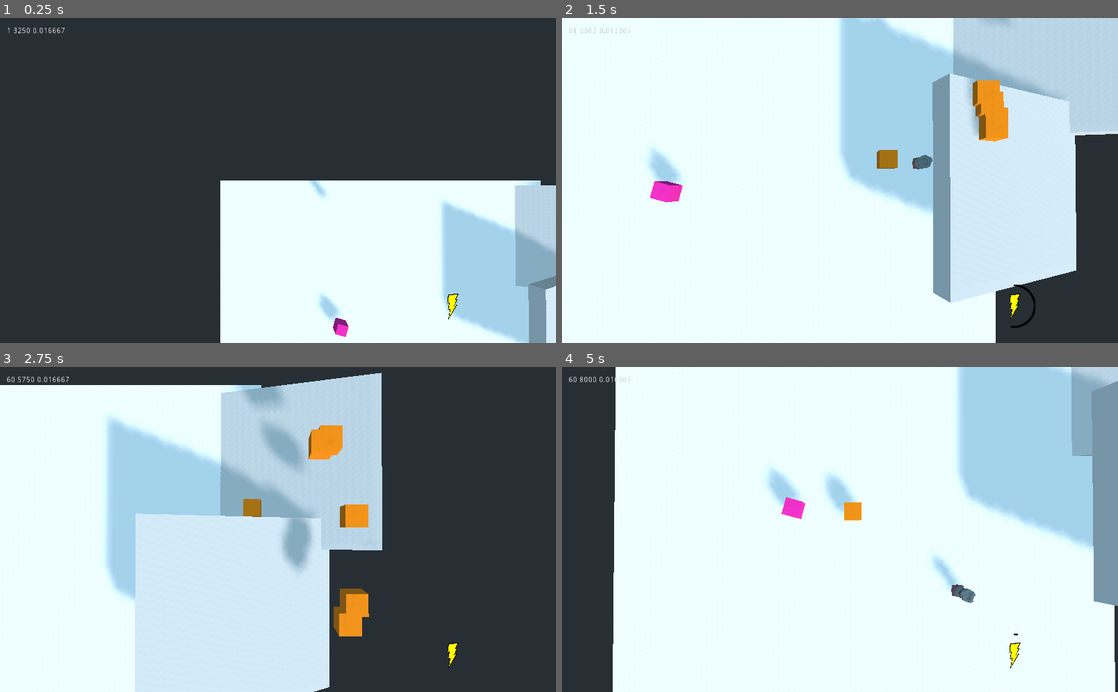
Above: before the commit, frames 1-4 (two rows, left to right).
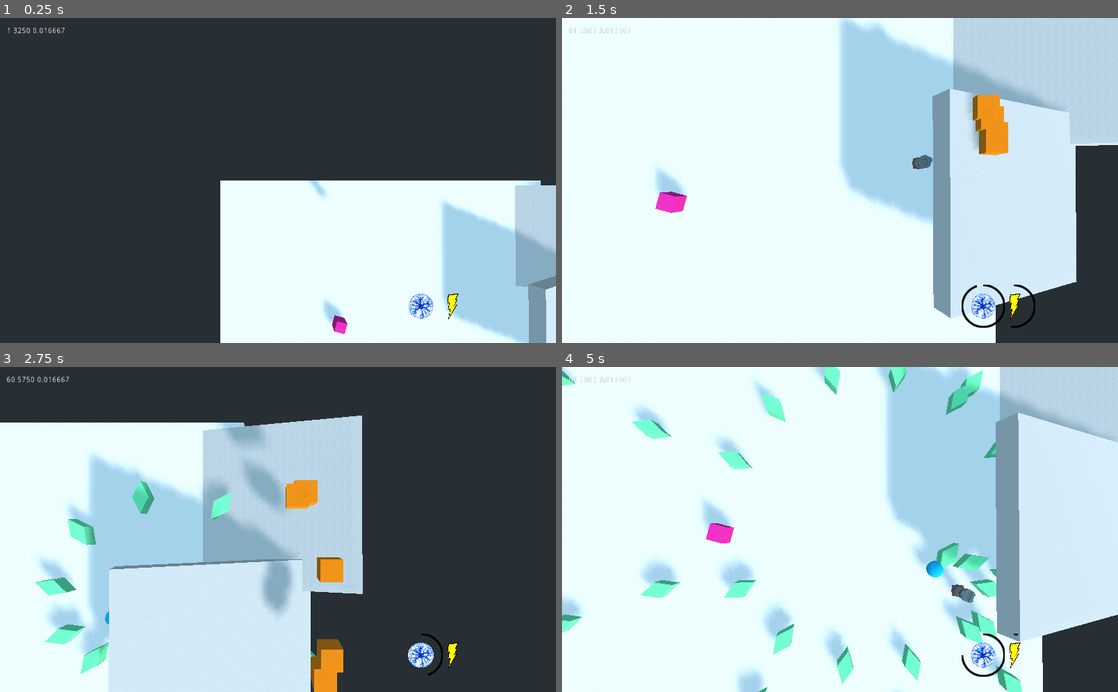
Above: after the commit, the same moments.

Repository: jamie-hello/azorius-n
Game: Godot game, scene res://Level 1.tscn
Two runs of this game, one before a commit and one after it. Both use one fixed random seed, a clock stepped at 60 frames per second and the inputs below.
Inputs (mouse positions are in pixels of both pictures, inside the frame that each line leads up to):
- Up to frame 1 (0.25 s): no input
- Up to frame 2 (1.5 s): move the mouse to (962, 164) at 0.52 s; hold D (right) 0.53-1.28 s; hold E (use spell) 0.53-1.28 s; tap Q (use spell 2) at 0.8, 1.35 s; move the mouse to (728, 196) at 1.27 s; hold S (down) from 1.28 s (still down)
- Up to frame 3 (2.75 s): tap E (use spell) at 1.55 s; move the mouse to (333, 458) at 2.02 s; release S (down) at 2.03 s; hold D (right) from 2.03 s (still down); hold E (use spell) from 2.03 s (still down); tap Q (use spell 2) at 2.3 s
- Up to frame 4 (5 s): move the mouse to (812, 594) at 2.77 s; release D (right) at 2.78 s; release E (use spell) at 2.78 s; hold W (up) 2.78-3.53 s; tap Q (use spell 2) at 2.85, 3.8, 4.35 s; tap E (use spell) at 3.05, 4.55 s; move the mouse to (1006, 578) at 3.52 s; hold E (use spell) 3.53-4.28 s; hold A (left) from 3.53 s (still down); move the mouse to (673, 480) at 4.27 s

The runs differ from the first frame. In frame 1, 0.4% of the frame differs, in the area x 57-78%, y 84-99%; in frame 2, 6.0%; in frame 3, 31%; in frame 4, 44%, in the area x 0-100%, y 0-100%.

Commit message:
frozen orb works now

Diff:
--- a/Level 1.tscn
+++ b/Level 1.tscn
@@ -46,7 +46,7 @@
 transform = Transform( 1, 0, 0, 0, 1, 0, 0, 0, 1, -4.44956, 20.8877, 2.56566 )
 
 [node name="enemy" parent="." instance=ExtResource( 1 )]
-transform = Transform( 1, 0, 0, 0, 1, 0, 0, 0, 1, 8.58883, 1.90626, 0 )
+transform = Transform( 1, 0, 0, 0, 1, 0, 0, 0, 1, 8.58883, 1.09988, 0 )
 
 [node name="The Floor3" type="StaticBody" parent="."]
 transform = Transform( 0.926897, -0.375318, 0, 0.375318, 0.926897, 0, 0, 0, 1, -30.658, 5.88057, 0.618885 )
--- a/Player.gd
+++ b/Player.gd
@@ -5,6 +5,7 @@
 # var a = 2
 # var b = "text"
 var speed = 10
+var basespeed = 10
 var _velocity = Vector3.ZERO
 var cameraheight = 30
 var input_interrupted = false #if a monster pushed you back or if you are dashing
@@ -12,7 +13,8 @@
 onready var cameraArms_y = $"CameraArms/SpringArm leftright/SpringArm updown"
 onready var camera = $"CameraArms/SpringArm leftright/SpringArm updown/Camera"
 onready var spell = $"charged bolt"
-onready var spell2 = $"default spell"
+#onready var spell2 = $"default spell"
+onready var spell2 = $"frozenorb"
 onready var fps_label = $fps_label
 
 
@@ -54,10 +56,11 @@
 	"""
 
 func _input(event):
-	if event.is_action_pressed("use spell"):
-		spell.spell_use()
-	elif event.is_action_pressed("use spell 2"):
-		spell2.spell_use()
+	if !input_interrupted:
+		if event.is_action_pressed("use spell"):
+			spell.spell_use()
+		elif event.is_action_pressed("use spell 2"):
+			spell2.spell_use()
 
 
 
@@ -75,4 +78,17 @@
 func _on_charged_bolt_enddashing():
 	_velocity = Vector3.ZERO
 	input_interrupted = false
-	speed = 10
+	speed = basespeed
+
+
+func _on_frozenorb_preparepushback():
+	input_interrupted = true
+	_velocity = Vector3.ZERO
+func _on_frozenorb_pushbacking(angle):
+	input_interrupted = true
+	_velocity = angle
+	speed = 21
+func _on_frozenorb_endpushback():
+	_velocity = Vector3.ZERO
+	input_interrupted = false
+	speed = basespeed
--- a/Player.tscn
+++ b/Player.tscn
@@ -1,10 +1,11 @@
-[gd_scene load_steps=7 format=2]
+[gd_scene load_steps=8 format=2]
 
 [ext_resource path="res://Player.gd" type="Script" id=1]
 [ext_resource path="res://Camera.tscn" type="PackedScene" id=2]
 [ext_resource path="res://default spell.tscn" type="PackedScene" id=3]
 [ext_resource path="res://charged bolt.tscn" type="PackedScene" id=4]
 [ext_resource path="res://towerRound_sampleE.glb" type="PackedScene" id=5]
+[ext_resource path="res://frozenorb.tscn" type="PackedScene" id=6]
 
 [sub_resource type="CapsuleShape" id=1]
 radius = 0.784926
@@ -26,6 +27,10 @@
 [node name="charged bolt" parent="." instance=ExtResource( 4 )]
 visible = false
 
+[node name="frozenorb" parent="." instance=ExtResource( 6 )]
+transform = Transform( 1, 0, 0, 0, 1, 0, 0, 0, 1, 0, 1.26253, 0 )
+visible = false
+
 [node name="towermodel" parent="." instance=ExtResource( 5 )]
 transform = Transform( 1.5, 0, 0, 0, 3, 0, 0, 0, 1.5, 0, 0, 0 )
 collision_layer = 0
@@ -40,3 +45,6 @@
 [connection signal="dashing" from="charged bolt" to="." method="_on_charged_bolt_dashing"]
 [connection signal="enddashing" from="charged bolt" to="." method="_on_charged_bolt_enddashing"]
 [connection signal="preparedashing" from="charged bolt" to="." method="_on_charged_bolt_preparedashing"]
+[connection signal="endpushback" from="frozenorb" to="." method="_on_frozenorb_endpushback"]
+[connection signal="preparepushback" from="frozenorb" to="." method="_on_frozenorb_preparepushback"]
+[connection signal="pushbacking" from="frozenorb" to="." method="_on_frozenorb_pushbacking"]
--- a/charged bolt.tscn
+++ b/charged bolt.tscn
@@ -45,10 +45,6 @@
 tint_over = Color( 1, 1, 1, 0 )
 tint_progress = Color( 0.184314, 1, 0, 1 )
 
-[node name="fps_label" type="Label" parent="Control"]
-margin_right = 173.0
-margin_bottom = 140.0
-
 [connection signal="timeout" from="dash timer" to="." method="_on_dash_timer_timeout"]
 [connection signal="timeout" from="dash timer" to="dash timer" method="_on_dash_timer_timeout"]
 [connection signal="timeout" from="dash timer/pretimer" to="." method="_on_pretimer_timeout"]
--- a/enemy.gd
+++ b/enemy.gd
@@ -28,8 +28,10 @@
 """
 
 func _on_Area_body_entered(body):
-	print("ive been hit")
-	body.queue_free()
+	if body.is_in_group("damaging"):
+
+		print("ive been hit")
+		body.queue_free()
 #	damagetakencolortimer.start
 
 
--- /dev/null
+++ b/frozen orb shard instance.gd
@@ -0,0 +1,33 @@
+extends KinematicBody
+
+
+# Declare member variables here. Examples:
+# var a = 2
+# var b = "text"
+
+var _damage = 1
+var _angle = Vector3.ZERO
+var speed = 18
+
+func initialize(damage : int, angle : Vector3):
+	_damage = damage
+	_angle = angle.normalized() * speed
+	pass
+
+# Called when the node enters the scene tree for the first time.
+func _ready():
+	pass # Replace with function body.
+
+
+
+# Called every frame. 'delta' is the elapsed time since the previous frame.
+func _process(_delta):
+	move_and_slide(_angle,Vector3.UP)
+#	pass
+
+
+
+
+func _on_deletion_timer_timeout():
+	queue_free()
+	pass # Replace with function body.
--- a/frozen orb shard instance.tscn
+++ b/frozen orb shard instance.tscn
@@ -1,15 +1,41 @@
-[gd_scene load_steps=3 format=2]
+[gd_scene load_steps=5 format=2]
+
+[ext_resource path="res://frozen orb shard instance.gd" type="Script" id=1]
 
 [sub_resource type="BoxShape" id=1]
+extents = Vector3( 0.809804, 0.734724, 1.98124 )
+
+[sub_resource type="SpatialMaterial" id=3]
+albedo_color = Color( 0.47451, 1, 0.721569, 1 )
 
 [sub_resource type="PrismMesh" id=2]
+material = SubResource( 3 )
+size = Vector3( 2, 2, 1.4 )
 
-[node name="frozen orb shard instance" type="KinematicBody"]
+[node name="frozen orb shard instance" type="KinematicBody" groups=["damaging"]]
+collision_layer = 0
+collision_mask = 2
+script = ExtResource( 1 )
 
 [node name="CollisionShape" type="CollisionShape" parent="."]
+transform = Transform( 1, 0, 0, 0, 1, 0, 0, 0, 1, 0, 0, 0.629082 )
 shape = SubResource( 1 )
 
 [node name="MeshInstance" type="MeshInstance" parent="."]
+transform = Transform( 1, 0, 0, 0, -4.37114e-08, -1, 0, 1, -4.37114e-08, 0, 0, 1.5846 )
 mesh = SubResource( 2 )
 skeleton = NodePath("../CollisionShape")
 material/0 = null
+
+[node name="MeshInstance2" type="MeshInstance" parent="."]
+transform = Transform( 1, 0, 0, 0, 1.31134e-07, 1, 0, -1, 1.31134e-07, 0, 0.00206518, -0.35569 )
+mesh = SubResource( 2 )
+skeleton = NodePath("../CollisionShape")
+material/0 = null
+
+[node name="deletion timer" type="Timer" parent="."]
+wait_time = 2.9
+one_shot = true
+autostart = true
+
+[connection signal="timeout" from="deletion timer" to="." method="_on_deletion_timer_timeout"]
--- /dev/null
+++ b/frozenorb instance.gd
@@ -0,0 +1,57 @@
+extends KinematicBody
+
+
+# Declare member variables here. Examples:
+# var a = 2
+# var b = "text"
+
+onready var instance = preload("res://frozen orb shard instance.tscn")
+onready var placer = $"frozen orb shard instance"
+
+var _damage = 1
+var _angle = Vector3.ZERO
+var speed = 5
+var thirtysixdegrees = 0.628319
+var rotationaccumulated = Vector3.FORWARD
+
+func initialize(damage : int, angle : Vector3):
+	_damage = damage
+	_angle = angle.normalized() * speed
+	$"frozen orb shard instance/deletion timer".stop() #dont delete the placeholder instance
+	$"frozen orb shard instance".set_collision_mask(0)
+	pass
+
+# Called when the node enters the scene tree for the first time.
+func _ready():
+	pass # Replace with function body.
+
+
+
+# Called every frame. 'delta' is the elapsed time since the previous frame.
+func _process(_delta):
+	move_and_slide(_angle,Vector3.UP)
+#	pass
+
+
+
+
+func _on_deletion_timer_timeout():
+	thirtysixdegrees = PI/7
+	for n in 14:
+		_on_new_shard_timer_timeout()
+	queue_free()
+	pass # Replace with function body.
+
+
+func _on_new_shard_timer_timeout():
+	var newangle = get_rotation()
+	#set_rotation(get_global_transform().rotated(Vector3.UP,thirtysixdegrees))
+	newangle.y += thirtysixdegrees
+	set_rotation(newangle)
+	rotationaccumulated = rotationaccumulated.rotated(Vector3.UP,thirtysixdegrees)
+	var newcast = instance.instance()
+	newcast.initialize(_damage,rotationaccumulated)
+	newcast.transform = placer.get_global_transform()
+
+	get_tree().get_root().add_child(newcast)
+	pass # Replace with function body.
--- a/frozenorb instance.tscn
+++ b/frozenorb instance.tscn
@@ -1,4 +1,7 @@
-[gd_scene load_steps=4 format=2]
+[gd_scene load_steps=6 format=2]
+
+[ext_resource path="res://frozen orb shard instance.tscn" type="PackedScene" id=1]
+[ext_resource path="res://frozenorb instance.gd" type="Script" id=2]
 
 [sub_resource type="SpatialMaterial" id=8]
 albedo_color = Color( 0, 0.776471, 1, 1 )
@@ -6,13 +9,32 @@
 [sub_resource type="SphereMesh" id=9]
 material = SubResource( 8 )
 
-[sub_resource type="BoxShape" id=7]
+[sub_resource type="SphereShape" id=10]
 
 [node name="frozenorb instance" type="KinematicBody"]
+collision_layer = 0
+collision_mask = 2
+script = ExtResource( 2 )
 
 [node name="MeshInstance" type="MeshInstance" parent="."]
 mesh = SubResource( 9 )
 material/0 = null
 
 [node name="CollisionShape" type="CollisionShape" parent="."]
-shape = SubResource( 7 )
+shape = SubResource( 10 )
+
+[node name="deletion timer" type="Timer" parent="."]
+wait_time = 2.5
+one_shot = true
+autostart = true
+
+[node name="frozen orb shard instance" parent="." instance=ExtResource( 1 )]
+transform = Transform( 1, 0, 0, 0, 0.999827, -0.0185867, 0, 0.0185867, 0.999827, 0, -0.0074029, -1.84989 )
+visible = false
+
+[node name="new shard timer" type="Timer" parent="."]
+wait_time = 0.1
+autostart = true
+
+[connection signal="timeout" from="deletion timer" to="." method="_on_deletion_timer_timeout"]
+[connection signal="timeout" from="new shard timer" to="." method="_on_new_shard_timer_timeout"]
--- /dev/null
+++ b/frozenorb.gd
@@ -0,0 +1,60 @@
+extends Spatial
+
+
+# Declare member variables here. Examples:
+# var a = 2
+# var b = "text"
+onready var instance = preload("res://frozenorb instance.tscn")
+onready var cooldowntimer = $"Control/cooldown"
+onready var pretimer = $pretimer
+onready var pushbacktimer = $pushbacktimer
+var on_cooldown = false
+var cooldowntime = 2.5 #if u change this make sure to change it in the control script too
+var angle = Vector3.ZERO
+signal preparepushback
+signal pushbacking(angle)
+signal endpushback
+
+
+var damage = 10
+
+# Called when the node enters the scene tree for the first time.
+func _ready():
+	pass # Replace with function body.
+
+func spell_use():
+	if !on_cooldown:
+
+		#broiler plate code for getting where we're looking with the mouse cursor to Vector3 angle
+		var mousePos=get_viewport().get_mouse_position()
+		var springarmdestx : float = ((mousePos[0] / get_viewport().size.x) - 0.5)
+		var springarmdesty : float = -((mousePos[1] / get_viewport().size.y) - 0.5)
+		angle = Vector3(-springarmdestx,0, springarmdesty)
+
+
+
+		on_cooldown = true
+		cooldowntimer.start(cooldowntime)
+		pretimer.start()
+		emit_signal("preparepushback")
+
+# Called every frame. 'delta' is the elapsed time since the previous frame.
+#func _process(delta):
+#	pass
+
+
+func _on_cooldown_timeout():
+	on_cooldown = false
+
+
+func _on_pretimer_timeout():
+	pushbacktimer.start()
+	emit_signal("pushbacking",-angle)
+	var newcast = instance.instance()
+	newcast.initialize(damage,angle)
+	newcast.transform = self.get_global_transform()
+	get_tree().get_root().add_child(newcast)
+
+
+func _on_pushbacktimer_timeout():
+	emit_signal("endpushback")
--- a/frozenorb.tscn
+++ b/frozenorb.tscn
@@ -1,7 +1,49 @@
-[gd_scene load_steps=2 format=2]
+[gd_scene load_steps=5 format=2]
 
-[ext_resource path="res://frozenorb instance.tscn" type="PackedScene" id=1]
+[ext_resource path="res://frozenorbicon.gd" type="Script" id=1]
+[ext_resource path="res://frozenorb.gd" type="Script" id=2]
+[ext_resource path="res://texturecooldown.png" type="Texture" id=3]
+[ext_resource path="res://frozenorb.png" type="Texture" id=4]
 
 [node name="frozenorb" type="Spatial"]
+script = ExtResource( 2 )
 
-[node name="frozenorb instance" parent="." instance=ExtResource( 1 )]
+[node name="frozenorb instance" parent="." instance_placeholder="res://frozenorb instance.tscn"]
+
+[node name="Control" type="Control" parent="."]
+margin_right = -1025.0
+margin_bottom = -603.0
+script = ExtResource( 1 )
+
+[node name="frozenorbicon" type="Sprite" parent="Control"]
+position = Vector2( 775, 532.625 )
+scale = Vector2( 0.05, 0.05 )
+texture = ExtResource( 4 )
+
+[node name="cooldown" type="Timer" parent="Control"]
+wait_time = 2.5
+one_shot = true
+
+[node name="TextureProgress" type="TextureProgress" parent="Control"]
+margin_left = 736.0
+margin_top = 492.0
+margin_right = 936.0
+margin_bottom = 692.0
+texture_progress = ExtResource( 3 )
+fill_mode = 4
+tint_under = Color( 1, 1, 1, 0 )
+tint_over = Color( 1, 1, 1, 0 )
+tint_progress = Color( 0.184314, 1, 0, 1 )
+
+[node name="pretimer" type="Timer" parent="."]
+wait_time = 0.2
+one_shot = true
+
+[node name="pushbacktimer" type="Timer" parent="."]
+wait_time = 0.2
+one_shot = true
+
+[connection signal="timeout" from="Control/cooldown" to="." method="_on_cooldown_timeout"]
+[connection signal="timeout" from="Control/cooldown" to="Control" method="_on_cooldown_timeout"]
+[connection signal="timeout" from="pretimer" to="." method="_on_pretimer_timeout"]
+[connection signal="timeout" from="pushbacktimer" to="." method="_on_pushbacktimer_timeout"]
--- /dev/null
+++ b/frozenorbicon.gd
@@ -0,0 +1,29 @@
+extends Control
+
+
+# Declare member variables here. Examples:
+# var a = 2
+# var b = "text"
+
+onready var cooldown = $cooldown
+onready var icon = $frozenorbicon
+onready var textureprogress = $TextureProgress
+var howlongisthecooldown = 2.5 #if u change this make sure to change it in the charged bolt script too
+
+
+
+
+# Called when the node enters the scene tree for the first time.
+func _ready():
+
+	pass # Replace with function body.
+
+
+func _process(_delta):
+
+
+	if !cooldown.is_stopped():
+		textureprogress.value = float(cooldown.get_time_left()/howlongisthecooldown * 100)
+
+func _on_cooldown_timeout():
+	textureprogress.value = 0
Binary file added: frozenorb.png
Not shown, added: frozenorb.png.import
